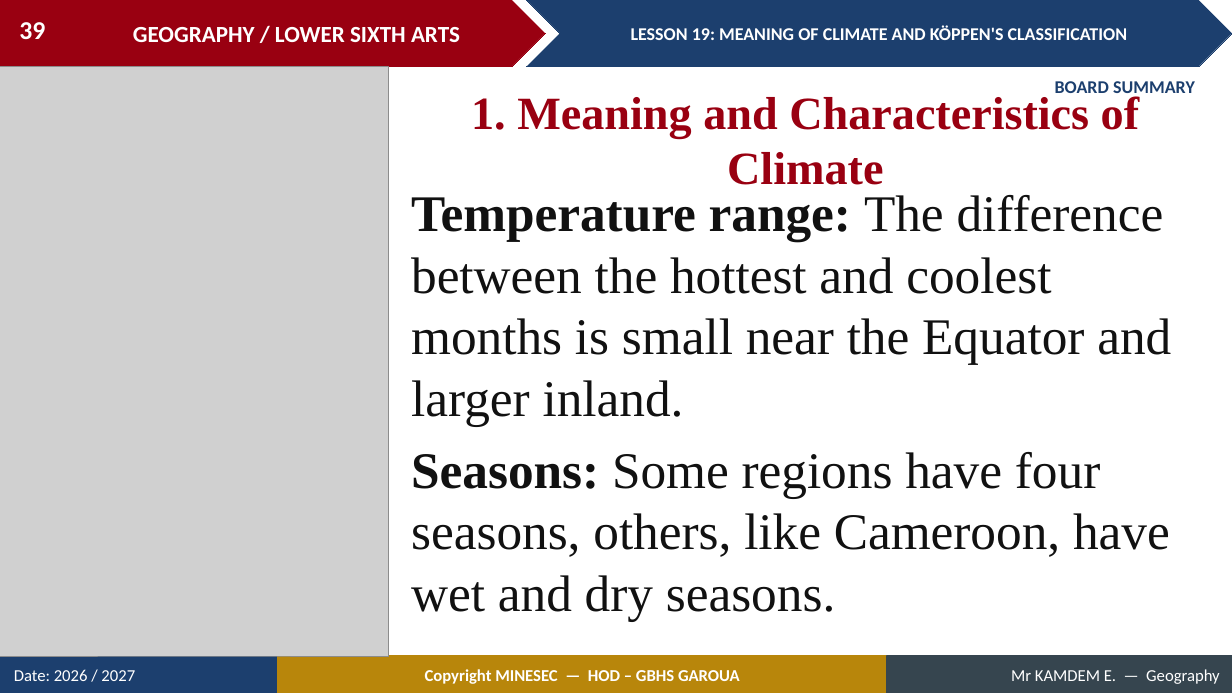
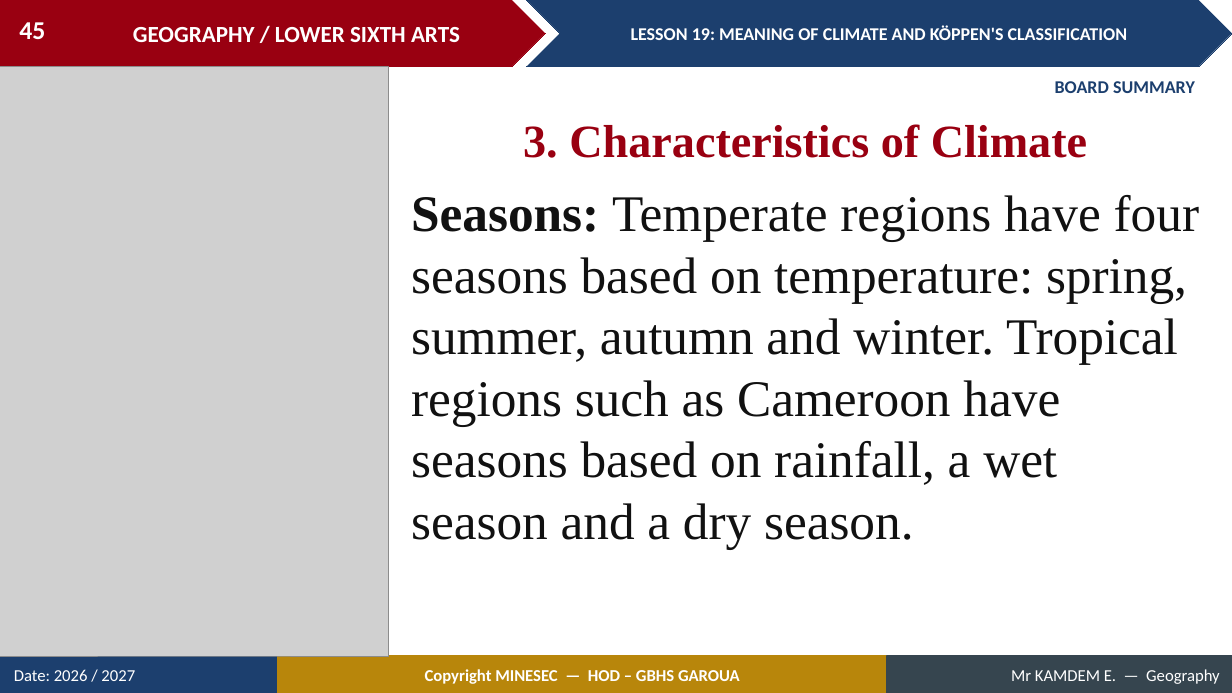
Before and after one commit to Berthautk/linea-github, a slide deck: slide 45 of lecons/LSA/Climatology/01_LSA_CLIM_L19_Meaning_of_Climate_and_K_ppen_s_Classification.pptx (slide 39 before the commit). Drawn at 1232x693 pixels with LibreOffice and Linux fonts; fonts in the diff are those of the drawing; grey boxes stand for pictures. Boxes give left, top, right and bottom in pixels: in the first picture for what was removed or moved away, otherwise in the second. Text is boxed around its words. In the diff, an @@ line names an element or a change of style, - is before the commit and + after.

```diff
--- a/lecons/LSA/Climatology/01_LSA_CLIM_L19_Meaning_of_Climate_and_K_ppen_s_Classification.pptx
+++ b/lecons/LSA/Climatology/01_LSA_CLIM_L19_Meaning_of_Climate_and_K_ppen_s_Classification.pptx
@@ page number at (19,22,45,39): text changed @@
-39
+45
@@ text at (523,124,1087,158): text changed @@
-1. Meaning and Characteristics of Climate
+3. Characteristics of Climate
@@ text at (411,195,1199,550): text changed @@
-Temperature range: The difference between the hottest and coolest months is small near the Equator and larger inland.
-Seasons: Some regions have four seasons, others, like Cameroon, have wet and dry seasons.
+Seasons: Temperate regions have four seasons based on temperature: spring, summer, autumn and winter. Tropical regions such as Cameroon have seasons based on rainfall, a wet season and a dry season.
```
Also in this commit, not shown: 13 other slides changed, 10 slides added, 4 slides removed, 4 other files.
